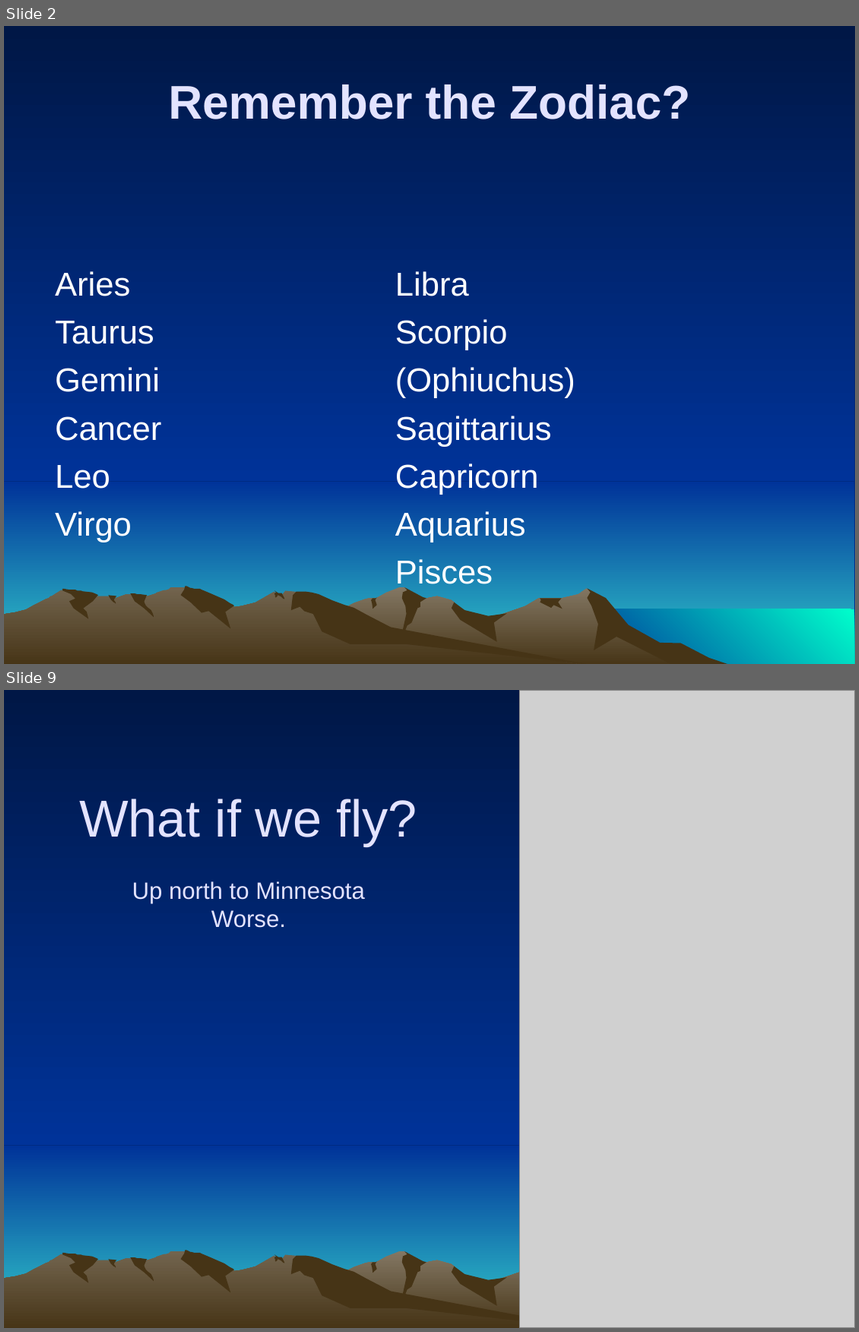
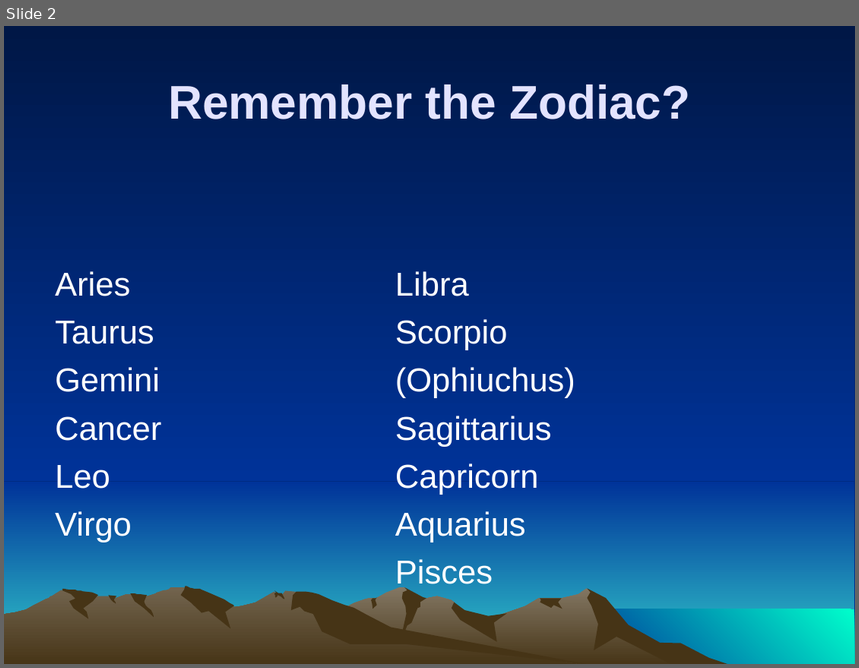
Before and after one commit to ForrestErickson/NovemberNightSky, a slide deck: NovemberSky_ZodiacNMore_SMAS_20231110_1500.ppt. Shown one above the other, each under a label of ours: slides 2 and 9 before the commit, slide 2 after it; the slides between them are not shown. The pictures are 859x1332 and 859x668 pixels, drawn with LibreOffice and Linux fonts; fonts in the diff are those of the drawing; grey boxes stand for pictures. Boxes give left, top, right and bottom in pixels: in the first picture for what was removed or moved away, otherwise in the second. Text is boxed around its words. In the diff, an @@ line names an element or a change of style, - is before the commit and + after.

```diff
--- a/NovemberSky_ZodiacNMore_SMAS_20231110_1500.ppt
+++ b/NovemberSky_ZodiacNMore_SMAS_20231110_1500.ppt
@@ slide 9 removed at (4,690,855,1328), background gradient #001746 to #003399; not listed: 15 template elements that a slide beside it also shows @@
@@ picture removed at (520,690,855,1328) @@
@@ text removed at (79,799,417,928) @@
-What if we fly?
-Up north to Minnesota
-Worse.
```
Also in this commit, not shown: 13 slides added, 11 other slides removed.
